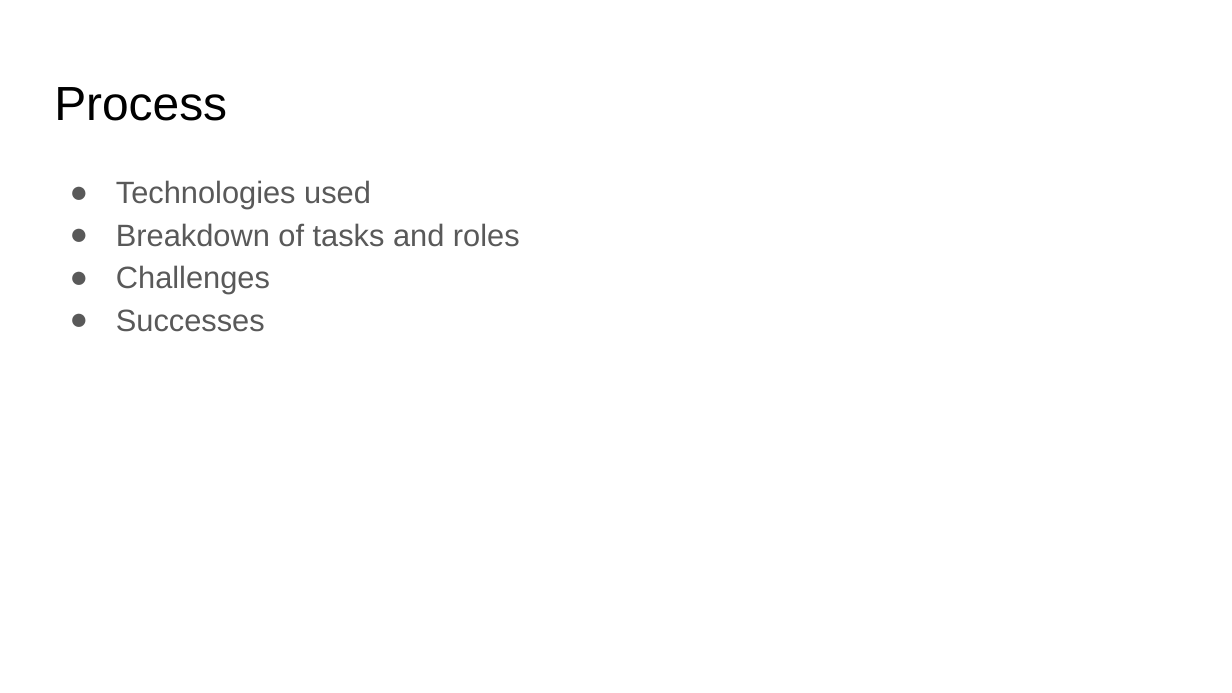
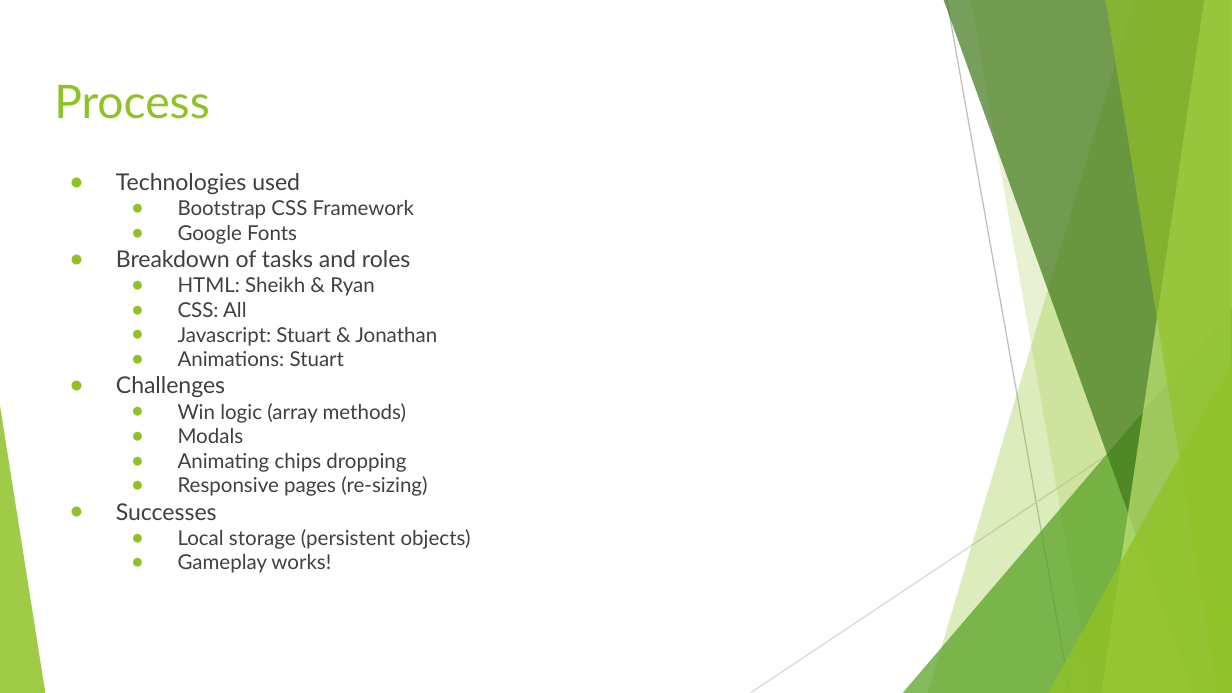
Before and after one commit to sigros02/Project1, a slide deck: slide 5 of assets/reference/Project Presentation Template.pptx (slide 4 before the commit). Drawn at 1232x693 pixels with LibreOffice and Linux fonts; fonts in the diff are those of the drawing. Boxes give left, top, right and bottom in pixels: in the first picture for what was removed or moved away, otherwise in the second. Text is boxed around its words. In the diff, an @@ line names an element or a change of style, - is before the commit and + after.

```diff
--- a/assets/reference/Project Presentation Template.pptx
+++ b/assets/reference/Project Presentation Template.pptx
@@ title "Process" at <box>54,85,209,119</box>: size 28 to 27 pt, font Arial to Lato, text colour #000000 to #90C226 @@
@@ text at <box>116,173,471,573</box>: paragraphs added @@
+  ● Bootstrap CSS Framework
+  ● Google Fonts
@@ text at <box>116,173,410,520</box>: size 18 to 13.5 pt, font Arial to Lato, text colour #595959 to #404040 in "Technologies used", "Breakdown of tasks and roles", "Challenges", "Successes"; line spacing 1.15 to 1; bullet colour #595959 to #90C226 @@
@@ text at <box>178,277,437,366</box>: paragraphs added @@
+  ● HTML: Sheikh & Ryan
+  ● CSS: All
+  ● Javascript: Stuart & Jonathan
+  ● Animations: Stuart
@@ group added at <box>0,0,1232,693</box>: 5 freeform shapes, 3 triangles, 2 lines @@
@@ text at <box>178,403,427,496</box>: paragraphs added @@
+  ● Win logic (array methods)
+  ● Modals
+  ● Animating chips dropping
+  ● Responsive pages (re-sizing)
@@ text at <box>178,529,471,573</box>: paragraphs added @@
+  ● Local storage (persistent objects)
+  ● Gameplay works!
```
Also in this commit, not shown: 5 other slides changed, 2 slides added, 1 slide removed, 2 other files.
